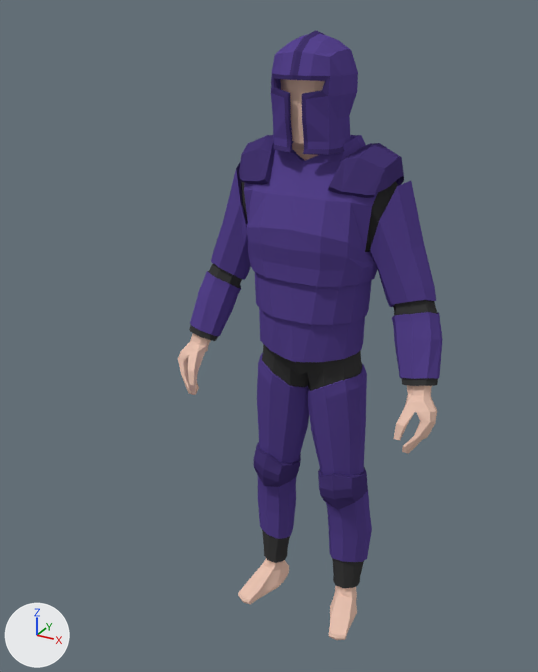
What one commit did to the Blender file RPG/Assets/Characters/character.blend.
Rendered twice from a camera (50 mm lens) standing at (0.888, -1.88, 1.928) and looking at (0.0, -0.266, 1.121). The lights are fixed; the arrows at lower left show +X, +Y and +Z.

Objects in the first picture: 'Body', 'Helmet', 'PlateLegs', 'Platebody'.
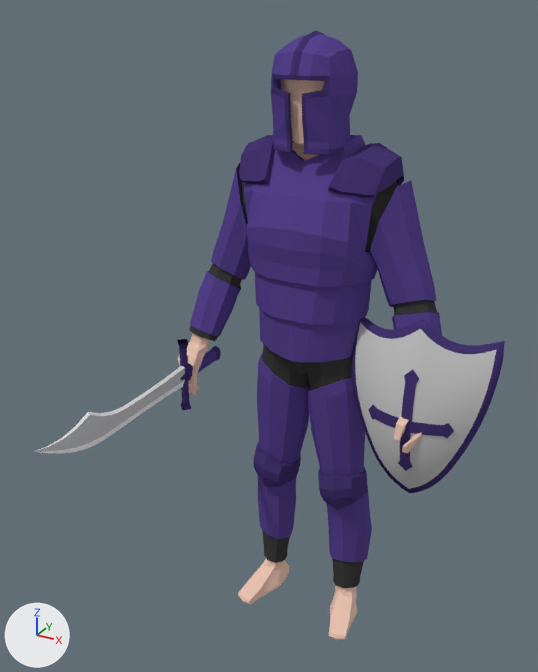
Changed parts and their boxes [x1, y1, x2, y2] in the pictures (538 x 672 px):
'Shield', added
    after: [351, 317, 505, 493]
    faces in mat_blade (light grey #c7c7c7): [355, 322, 497, 489]
    faces in mat_metal_dark (dark purple #453672): [351, 317, 505, 493]
'Sword', added
    after: [34, 339, 221, 454]
    faces in mat_blade (light grey #c7c7c7): [34, 368, 185, 452]
    faces in mat_blade_highlight (white #ffffff): [36, 366, 185, 454]
    faces in mat_metal (purple #584590): [179, 348, 217, 403]
    faces in mat_metal_dark (dark purple #453672): [177, 339, 221, 410]

Edits to the bpy script that builds the scene:
```text
Add mat_blade:
    mat_blade = diffuse_material('Blade')
    mat_blade.base_color = (0.57, 0.57, 0.57)  # light grey #c7c7c7
Add mat_blade_highlight:
    mat_blade_highlight = diffuse_material('Blade highlight')
    mat_blade_highlight.base_color = (1.0, 1.0, 1.0)  # white #ffffff
Add me_cusurfpatch:
    me_cusurfpatch.from_pydata(...)  # 722 vertices, 718 faces; spans x -0.214..0.214, y -0.065..0.076, z -0.283..0.295
    # faces by material slot: [366, 352]
    me_cusurfpatch.materials.append(mat_metal_dark)  # dark purple #453672
    me_cusurfpatch.materials.append(mat_blade)  # light grey #c7c7c7
Add me_plane:
    me_plane.from_pydata(...)  # 204 vertices, 188 faces; spans x -0.022..0.022, y -0.734..0.103, z -0.116..0.116
    # faces by material slot: [25, 81, 26, 56]
    me_plane.materials.append(mat_metal)  # purple #584590
    me_plane.materials.append(mat_metal_dark)  # dark purple #453672
    me_plane.materials.append(mat_blade)  # light grey #c7c7c7
    me_plane.materials.append(mat_blade_highlight)  # white #ffffff
Add ob_shield:
    ob_shield = bpy.data.objects.new('Shield', me_cusurfpatch)
    ob_shield.location = (0.357, -0.068, 0.874)
Add ob_sword:
    ob_sword = bpy.data.objects.new('Sword', me_plane)
    ob_sword.location = (-0.357, -0.068, 0.874)
```
